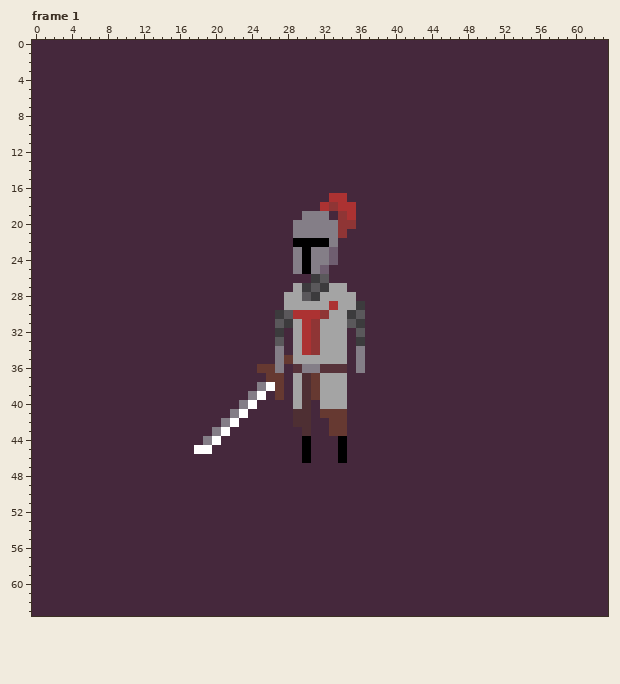
One commit to this pixel-art file: assets/aseprite/human_downscale_idle.ase. This is how it looked before the edit.
64x64 pixels, 4 frames. Shown: frame 1. The commit also changed other frames, which this record leaves out.
New version:
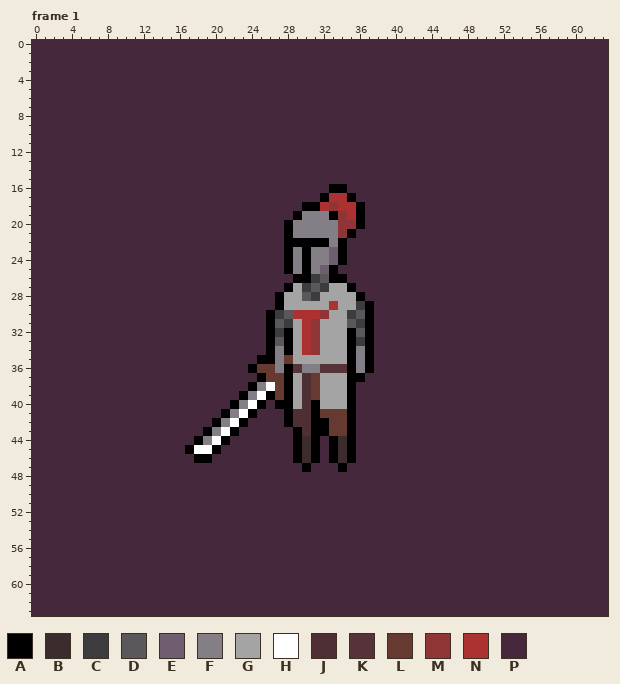
Palette (. is transparent): A #000000  B #3d2c2e  C #3c3b3d  D #5a585b  E #6f5e70  F #847e87  G #a4a4a4  H #ffffff  J #4e2f33  K #563239  L #663931  M #8f3535  N #ac3232  P #45283c
The edit:
layer "bg/bg" added
layer "bg/outline" added
layer "bg" removed
Changed rows in their new state; - is an unchanged pixel.
Frame 1, layers "body/pants", "bg/outline":
first column x 17:
16 ----------------AA---
17 ---------------A--A--
18 -------------AA----A-
19 ------------A---A--A-
20 -----------A-------A-
21 -----------A------A--
22 -----------A-----A---
23 -----------A-----A---
24 -----------A-----A---
25 -----------A----A----
26 ------------AA--AA---
27 -----------A------A--
28 ----------A--------A-
29 ----------A---------A
30 ---------A----------A
31 ---------A----------A
32 ---------A-A------A-A
33 ---------A-A------A-A
34 ---------A-A------A-A
35 --------AA--------A-A
36 -------A---A------A-A
37 --------A--A------AA-
38 -------A---A------A--
39 ------A--A-A------A--
40 -----A--A-AA--A---A--
41 ----A--A---A--A---A--
42 ---A--A----A--AA--A--
43 --A--A------A-AA--A--
44 -A--A-------ABA-ABA--
45 A--A--------ABA-ABA--
46 -AA---------ABA-ABA--
47 -------------A---A---
